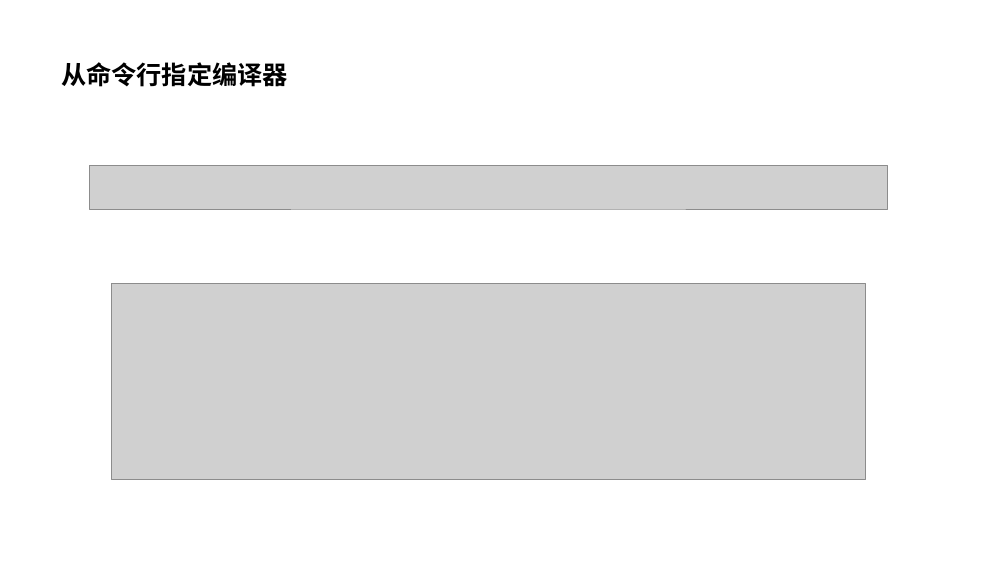
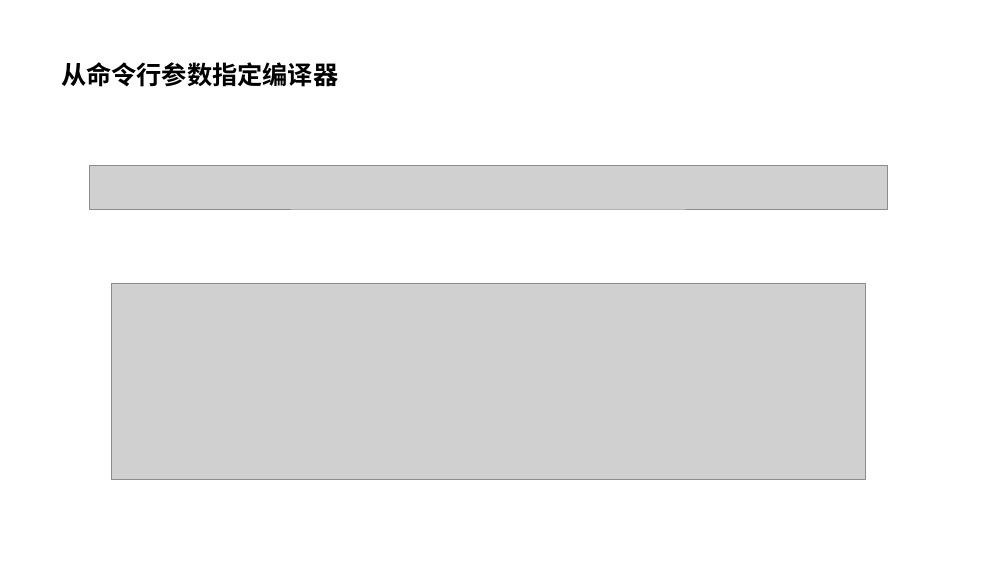
Before and after one commit to parallel101/course, a slide deck: slide 67 of 11/slides.pptx (slide 30 before the commit). Drawn at 1008x567 pixels with LibreOffice and Linux fonts; fonts in the diff are those of the drawing; grey boxes stand for pictures. Boxes give left, top, right and bottom in pixels: in the first picture for what was removed or moved away, otherwise in the second. Text is boxed around its words. In the diff, an @@ line names an element or a change of style, - is before the commit and + after.

```diff
--- a/11/slides.pptx
+++ b/11/slides.pptx
@@ title at (61,62,338,87): text changed @@
-从命令行指定编译器
+从命令行参数指定编译器
```
Also in this commit, not shown: 8 other slides changed, 19 slides added, 2 slides removed, 19 other files.
